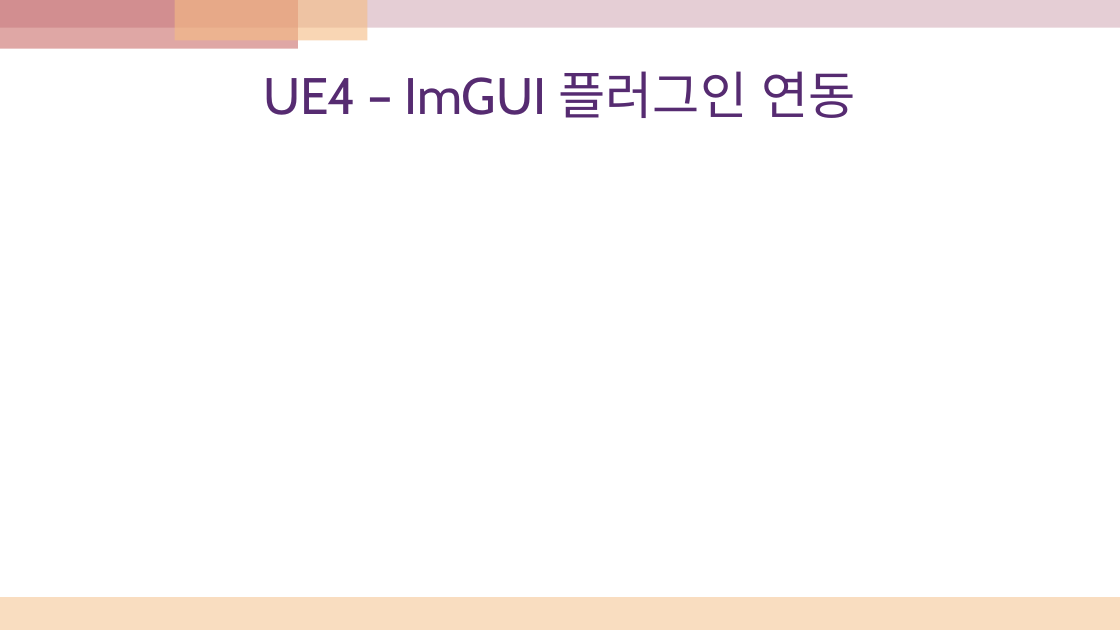
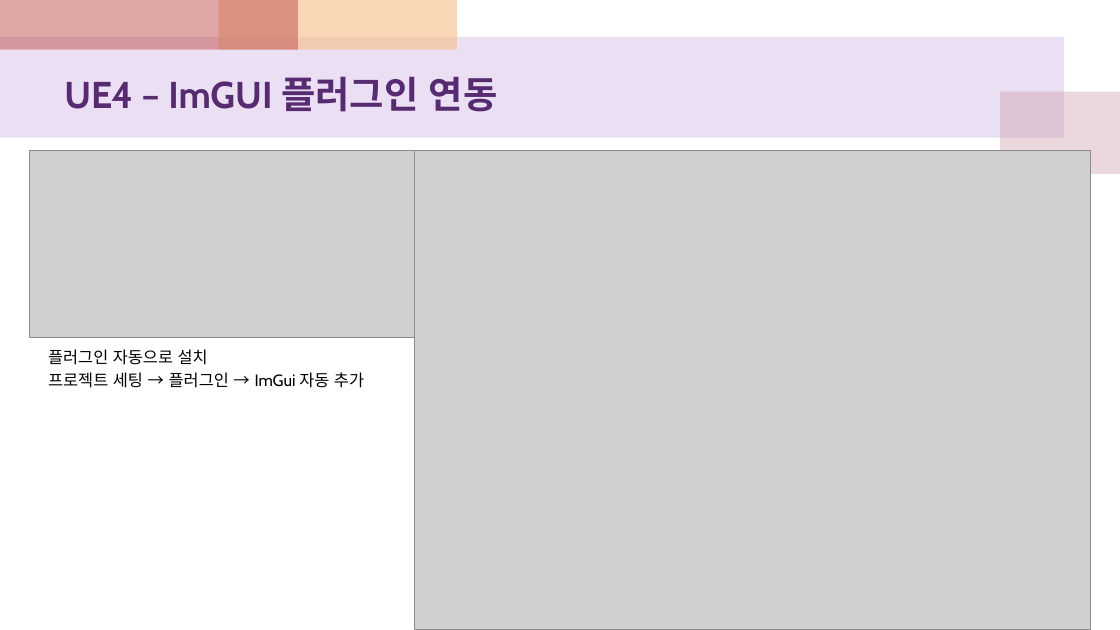
Before and after one commit to zpfhfh0124/UE4_ImGui_Ex, a slide deck: slide 5 of UE4_ImGui_실습.pptx. Drawn at 1120x630 pixels with LibreOffice and Linux fonts; fonts in the diff are those of the drawing; grey boxes stand for pictures. Boxes give left, top, right and bottom in pixels: in the first picture for what was removed or moved away, otherwise in the second. Text is boxed around its words. In the diff, an @@ line names an element or a change of style, - is before the commit and + after.

```diff
--- a/UE4_ImGui_실습.pptx
+++ b/UE4_ImGui_실습.pptx
@@ rectangle: place and size @@
-rectangle at <box>175,0,367,40</box>
+rectangle at <box>218,0,457,50</box>
@@ rectangle: place and size @@
-rectangle at <box>0,0,1120,28</box>
+rectangle at <box>0,37,1065,138</box>
@@ rectangle at <box>0,37,1065,138</box>: fill #CC9EAC at 50% opacity to #BF98D8 at 30% opacity @@
@@ title "UE4 – ImGUI 플러그인 연동" at <box>64,76,498,112</box>: size 44 to 32 pt, bold on; alignment centre to left @@
@@ rectangle added at <box>1001,92,1120,174</box>, fill #CC9EAC at 40% opacity @@
@@ picture added at <box>29,150,521,338</box> @@
@@ picture added at <box>414,150,1091,629</box> @@
@@ text added at <box>48,349,364,388</box>, 14 pt, text #000000 @@
+플러그인 자동으로 설치
+프로젝트 세팅 → 플러그인 → ImGui 자동 추가
@@ rectangle removed at <box>0,597,1120,630</box> @@
```
Also in this commit, not shown: 8 slides added, 1 other file.
